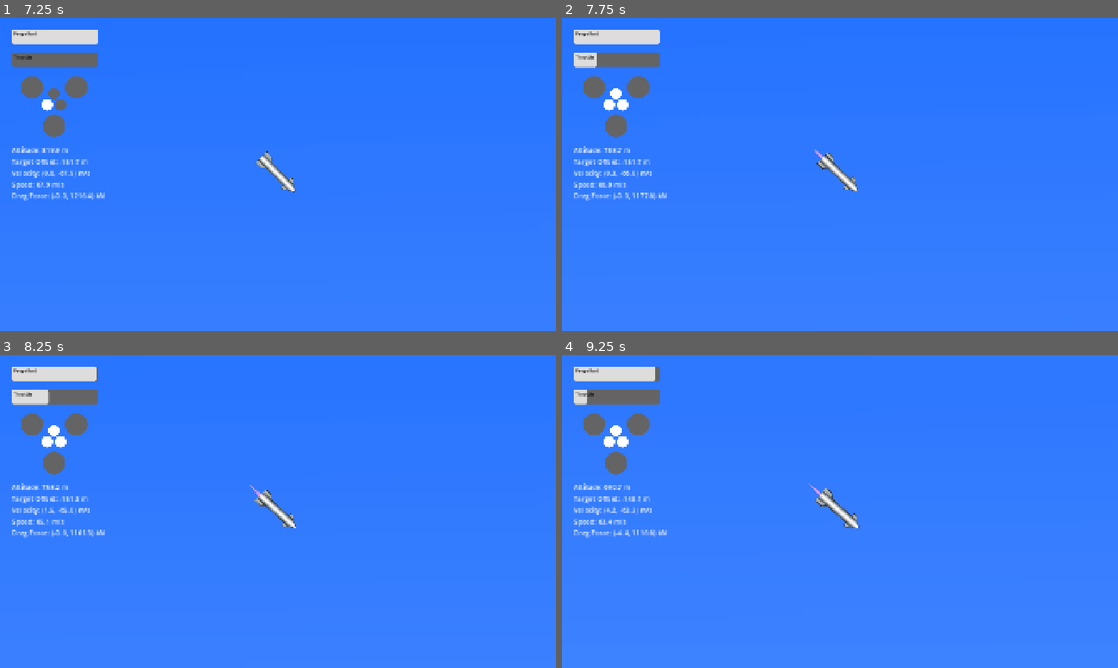
Above: before the commit, frames 1-4 (two rows, left to right).
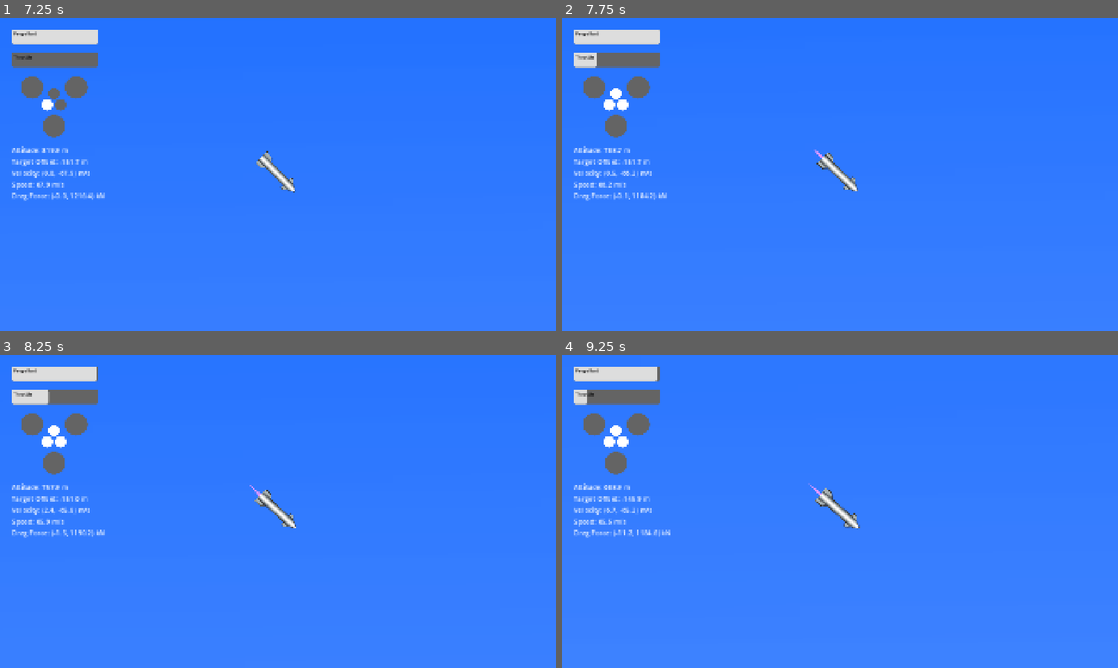
Above: after the commit, the same moments.

Repository: cyb3rgeorge/subnorminal
Game: Godot game, scene res://menu.tscn
The game is run twice, just before and just after one commit, with the same random seed, the same clock (stepped at 60 frames per second) and the same inputs. Video files are missing from this copy of the repository; at most half a second of black plays in their place.
Inputs (mouse positions are in pixels of both pictures, inside the frame that each line leads up to):
- Up to frame 1 (7.25 s): click "Initiate Mission" at 0.5 s; move the mouse to (400, 158) at 1.27 s; hold Right (rotateRight) 1.28-2 s; hold 1 (1Engine) 1.28-2 s; click (400, 158) at 1.42 s; drag from (166, 190) to (289, 177) at 2.02 s; move the mouse to (333, 105) at 2.77 s; hold Right (rotateRight) 2.78-3.5 s; hold 3 (3Engines) 2.78-3.5 s; drag from (250, 237) to (111, 127) at 3.52 s; move the mouse to (444, 221) at 4.27 s; hold Left (rotateLeft) 4.28-5 s; tap = (zoomIn) at 4.35 s; drag from (111, 127) to (278, 187) at 5.02 s; move the mouse to (305, 174) at 5.77 s; hold Down (throttleDown) 5.78-6.5 s; hold 1 (1Engine) 5.78-6.5 s; click (305, 174) at 5.92 s; drag from (194, 96) to (166, 190) at 6.52 s
- Up to frame 2 (7.75 s): move the mouse to (962, 158) at 7.27 s; hold Up (throttleUp) from 7.28 s (still down); hold 3 (3Engines) from 7.28 s (still down)
- Up to frame 3 (8.25 s): release Up (throttleUp) at 8 s; release 3 (3Engines) at 8 s; drag from (166, 527) to (250, 574) at 8.02 s
- Up to frame 4 (9.25 s): move the mouse to (895, 442) at 8.77 s; hold Down (throttleDown) from 8.78 s (still down); tap = (zoomIn) at 8.85 s

Frame 1 is identical in both runs. In frame 2, less than 0.1% of the frame differs, in the area x 8-18%, y 3-58%; in frame 3, less than 0.1%; in frame 4, 0.2%, in the area x 7-20%, y 3-58%.

Commit message:
Propulsion update

Diff:
--- a/simulator.tscn
+++ b/simulator.tscn
@@ -127,7 +127,7 @@
 offset_bottom = -382.24005
 theme_override_styles/background = SubResource("StyleBoxFlat_4y73a")
 theme_override_styles/fill = SubResource("StyleBoxFlat_7rytq")
-max_value = 2000.0
+max_value = 3000.0
 value = 2000.0
 allow_greater = true
 show_percentage = false
--- a/starship.gd
+++ b/starship.gd
@@ -7,7 +7,7 @@
 signal throttleTelemetry
 
 # Ship Configurations
-@export var maxProp : int = 2000
+@export var maxProp : int = 3000
 @export var throttle : float = 0.0
 @export var engines : int = 0
 @export var dryMass : float = 150000.0
@@ -32,7 +32,7 @@
 const THROTTLE_CHANGE_RATE: float = 60.0
 const FUEL_BURN_RATE: float = 60.0
 
-const MAX_CATCH_SPEED_MPS: float = 10.0
+const MAX_CATCH_SPEED_MPS: float = 5.0
 
 # Simulation Scale
 const METERS_PER_PIXEL: float = 54.0 / 158.0
@@ -40,7 +40,7 @@
 const GROUND_Y: float = 1015.0
 
 # Physics
-var power : float = 500000.0
+var power : float = 800000.0
 var angularPower : float = 500.0
 var prop: float = 0.0
 var thrust = Vector2.ZERO
